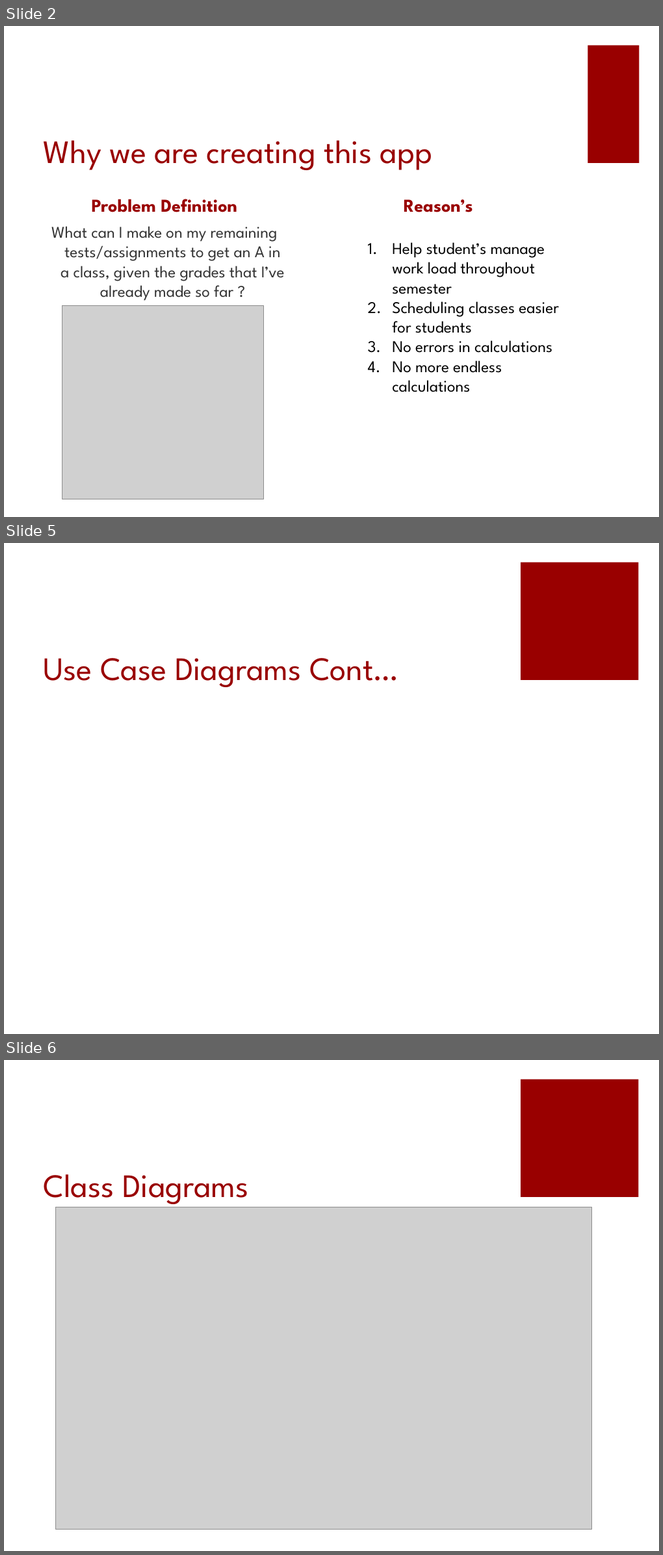
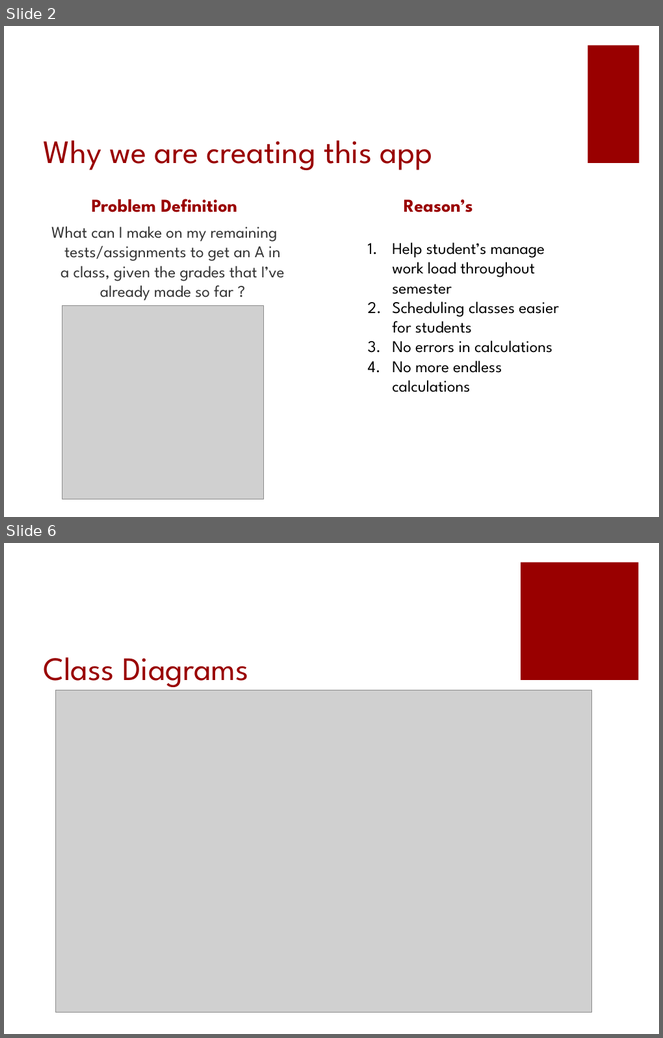
Before and after one commit to amdonham/DropGrade, a slide deck: Documents/SeniorDesignRequirementsP1.pptx. Shown one above the other, each under a label of ours: slides 2, 5 and 6 before the commit, slides 2 and 6 after it; the slides between them are not shown. The pictures are 663x1555 and 663x1038 pixels, drawn with LibreOffice and Linux fonts; fonts in the diff are those of the drawing; grey boxes stand for pictures. Boxes give left, top, right and bottom in pixels: in the first picture for what was removed or moved away, otherwise in the second. Text is boxed around its words. In the diff, an @@ line names an element or a change of style, - is before the commit and + after.

```diff
--- a/Documents/SeniorDesignRequirementsP1.pptx
+++ b/Documents/SeniorDesignRequirementsP1.pptx
@@ slide 5 removed at <box>4,543,659,1034</box>, background #FFFFFF; not listed: 1 template element that a slide beside it also shows @@
@@ title removed at <box>43,658,399,687</box> @@
-Use Case Diagrams Cont…
```
Also in this commit, not shown: 6 slides changed, 4 slides added.
